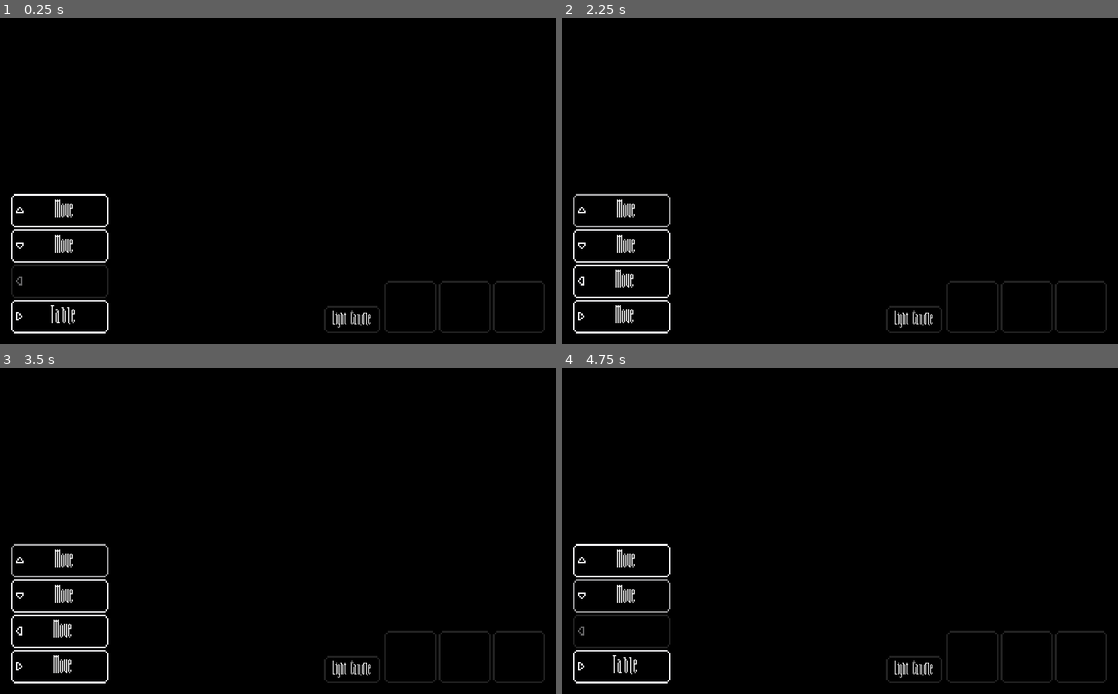
Above: before the commit, frames 1-4 (two rows, left to right).
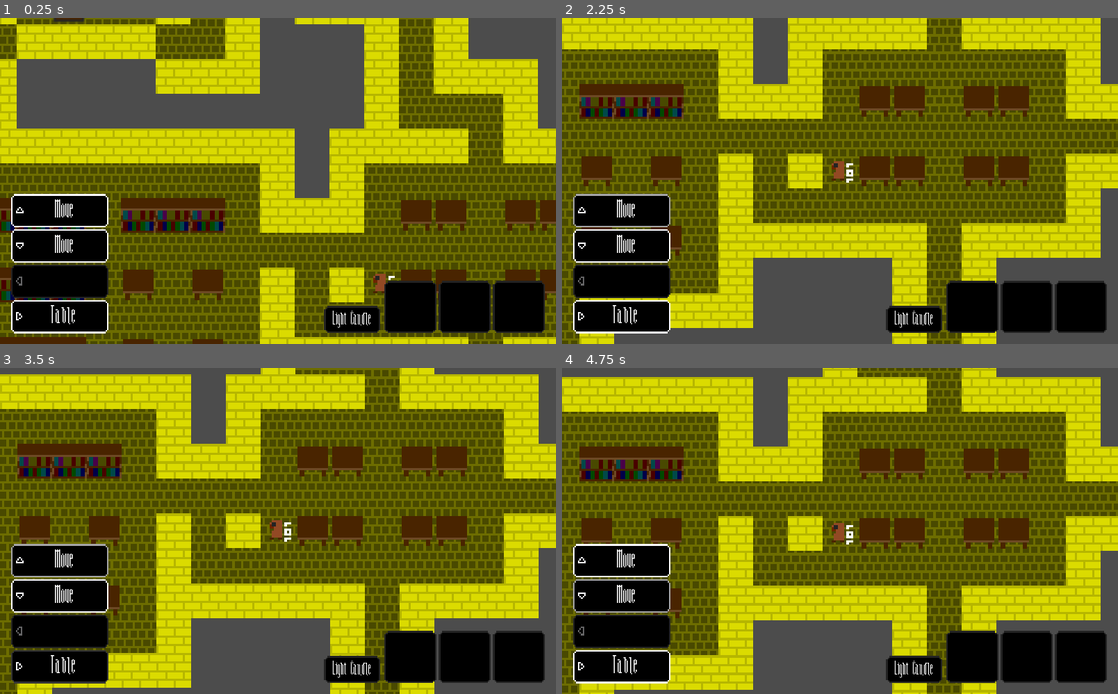
Above: after the commit, the same moments.

Repository: Demindiro/you-are-alone
Game: Godot game, scene res://default_scenario.tscn
Same seed, same stepped clock (60 frames per second), same inputs: the game is played once before the commit and once after it. The project has no main scene, so this scene is started directly.
Inputs:
- Up to frame 1 (0.25 s): no input
- Up to frame 2 (2.25 s): hold Right (move_right, bound only after the commit) 0.53-1.28 s; hold Down (move_down, bound only after the commit) 1.28-2 s; click "Move" at 2 s
- Up to frame 3 (3.5 s): hold Right (move_right, bound only after the commit) from 2.78 s (still down)
- Up to frame 4 (4.75 s): release Right (move_right, bound only after the commit) at 3.53 s; hold Up (move_up, bound only after the commit) 3.53-4.25 s; click "Move" at 4.25 s

The runs differ from the first frame. In frame 1, 88% of the frame differs, in the area x 0-100%, y 0-100%; in frame 2, 88%; in frame 3, 88%; in frame 4, 88%.

Commit message:
Add attack state, add shortcuts for move buttons

Diff:
--- a/default_scenario.tscn
+++ b/default_scenario.tscn
@@ -18,6 +18,7 @@
 script = ExtResource( 1 )
 
 [node name="Enemy" parent="World" instance=ExtResource( 4 )]
+z_index = 10
 player_path = NodePath("../Player")
 
 [node name="Player" parent="World" instance=ExtResource( 2 )]
--- a/enemy/enemy.gd
+++ b/enemy/enemy.gd
@@ -29,15 +29,11 @@
 
 
 func move() -> void:
+	_check_kill()
 	# Make sure we don't get near the player if he has a candle
 	# Use 1.51 instead of 1.5 to compensate for FP precision
 	if player.illuminated and player.position.distance_squared_to(position) < 1.51 * 1.51:
 		state = GWJ30_EnemyState_Teleport.new().advance(map, player, self)
-	elif player.position == position:
-		# using == is fine, it is exact
-		player.kill()
-		kill_sound.play()
-		heartbeat_sound.stop()
 	else:
 		# Only advance once every 2 "ticks" so the player can always outrun
 		# the enemy
@@ -46,3 +42,12 @@
 		if move_counter == 0:
 			state = state.advance(map, player, self)
 			assert(state != null, "State may not be null!")
+	_check_kill()
+
+
+func _check_kill() -> void:
+	if player.position == position:
+		# using == is fine, it is exact
+		player.kill()
+		kill_sound.play()
+		heartbeat_sound.stop()
--- /dev/null
+++ b/enemy/state/attack.gd
@@ -0,0 +1,17 @@
+extends GWJ30_EnemyState
+class_name GWJ30_EnemyState_Attack
+
+
+func advance(map: GWJ30_Map, player: GWJ30_Player, enemy) -> GWJ30_EnemyState:
+	print("COME ERE BOI")
+	if randf() < 0.02:
+		return load("res://enemy/state/idle.gd").new()
+	if player.illuminated:
+		# Don't attack player if he has a candle
+		return GWJ30_EnemyState_Follow.new()
+	var path := map.get_point_path(enemy.position, player.position)
+	if len(path) > 0:
+		enemy.position = path[1]
+	else:
+		assert(false, "No path found!")
+	return self
--- a/enemy/state/follow.gd
+++ b/enemy/state/follow.gd
@@ -3,12 +3,11 @@
 
 
 func advance(map: GWJ30_Map, player: GWJ30_Player, enemy) -> GWJ30_EnemyState:
-	if randf() < 0.02:
+	if randf() < 0.05:
 		return load("res://enemy/state/idle.gd").new()
 	var path := map.get_point_path(enemy.position, player.position)
 	if len(path) > 0:
 		# Stay just outside "candle" ( == 3 tiles) range
-		# It's actually just inside but the enemy is invisble so w/e
 		# Also account for path length, we may be behind a wall
 		if len(path) > 5 or player.position.distance_squared_to(enemy.position) > 3 * 3:
 			assert(len(path) >= 2, "Less than two points left in path")
--- a/enemy/state/idle.gd
+++ b/enemy/state/idle.gd
@@ -10,4 +10,6 @@
 		return GWJ30_EnemyState_Wander.new()
 	elif c < 0.10:
 		return GWJ30_EnemyState_Teleport.new()
+	elif c < 0.14:
+		return GWJ30_EnemyState_Attack.new()
 	return self
--- a/enemy/state/wander.gd
+++ b/enemy/state/wander.gd
@@ -3,7 +3,7 @@
 
 var path := PoolVector2Array()
 
-func advance(map: GWJ30_Map, player: GWJ30_Player, enemy) -> GWJ30_EnemyState:
+func advance(map: GWJ30_Map, _player: GWJ30_Player, enemy) -> GWJ30_EnemyState:
 	var c := randf()
 	if c < 0.05:
 		return load("res://enemy/state/idle.gd").new()
--- a/player/player.tscn
+++ b/player/player.tscn
@@ -46,26 +46,31 @@
 centered = false
 
 [node name="Center shadow" type="MeshInstance2D" parent="Visual"]
+visible = false
 material = SubResource( 2 )
 position = Vector2( 8, 8 )
 mesh = SubResource( 3 )
 
 [node name="Cover left" type="MeshInstance2D" parent="Visual"]
+visible = false
 material = SubResource( 5 )
 position = Vector2( -1040, -992 )
 mesh = SubResource( 6 )
 
 [node name="Cover up" type="MeshInstance2D" parent="Visual"]
+visible = false
 material = SubResource( 5 )
 position = Vector2( 1000, -1040 )
 mesh = SubResource( 6 )
 
 [node name="Cover right" type="MeshInstance2D" parent="Visual"]
+visible = false
 material = SubResource( 5 )
 position = Vector2( 1056, 992 )
 mesh = SubResource( 6 )
 
 [node name="Cover down" type="MeshInstance2D" parent="Visual"]
+visible = false
 material = SubResource( 5 )
 position = Vector2( -992, 1056 )
 mesh = SubResource( 6 )
--- a/project.godot
+++ b/project.godot
@@ -18,6 +18,11 @@
 "class": "GWJ30_EnemyState",
 "language": "GDScript",
 "path": "res://enemy/state/state.gd"
+}, {
+"base": "GWJ30_EnemyState",
+"class": "GWJ30_EnemyState_Attack",
+"language": "GDScript",
+"path": "res://enemy/state/attack.gd"
 }, {
 "base": "GWJ30_EnemyState",
 "class": "GWJ30_EnemyState_Follow",
@@ -117,6 +122,7 @@
 _global_script_class_icons={
 "GWJ30_Enemy": "",
 "GWJ30_EnemyState": "",
+"GWJ30_EnemyState_Attack": "",
 "GWJ30_EnemyState_Follow": "",
 "GWJ30_EnemyState_Idle": "",
 "GWJ30_EnemyState_Teleport": "",
@@ -148,6 +154,33 @@
 window/stretch/mode="2d"
 window/stretch/aspect="keep_width"
 
+[input]
+
+move_up={
+"deadzone": 0.5,
+"events": [ Object(InputEventKey,"resource_local_to_scene":false,"resource_name":"","device":0,"alt":false,"shift":false,"control":false,"meta":false,"command":false,"pressed":false,"scancode":16777232,"unicode":0,"echo":false,"script":null)
+, Object(InputEventKey,"resource_local_to_scene":false,"resource_name":"","device":0,"alt":false,"shift":false,"control":false,"meta":false,"command":false,"pressed":false,"scancode":87,"unicode":0,"echo":false,"script":null)
+ ]
+}
+move_down={
+"deadzone": 0.5,
+"events": [ Object(InputEventKey,"resource_local_to_scene":false,"resource_name":"","device":0,"alt":false,"shift":false,"control":false,"meta":false,"command":false,"pressed":false,"scancode":16777234,"unicode":0,"echo":false,"script":null)
+, Object(InputEventKey,"resource_local_to_scene":false,"resource_name":"","device":0,"alt":false,"shift":false,"control":false,"meta":false,"command":false,"pressed":false,"scancode":83,"unicode":0,"echo":false,"script":null)
+ ]
+}
+move_left={
+"deadzone": 0.5,
+"events": [ Object(InputEventKey,"resource_local_to_scene":false,"resource_name":"","device":0,"alt":false,"shift":false,"control":false,"meta":false,"command":false,"pressed":false,"scancode":16777231,"unicode":0,"echo":false,"script":null)
+, Object(InputEventKey,"resource_local_to_scene":false,"resource_name":"","device":0,"alt":false,"shift":false,"control":false,"meta":false,"command":false,"pressed":false,"scancode":65,"unicode":0,"echo":false,"script":null)
+ ]
+}
+move_right={
+"deadzone": 0.5,
+"events": [ Object(InputEventKey,"resource_local_to_scene":false,"resource_name":"","device":0,"alt":false,"shift":false,"control":false,"meta":false,"command":false,"pressed":false,"scancode":16777233,"unicode":0,"echo":false,"script":null)
+, Object(InputEventKey,"resource_local_to_scene":false,"resource_name":"","device":0,"alt":false,"shift":false,"control":false,"meta":false,"command":false,"pressed":false,"scancode":68,"unicode":0,"echo":false,"script":null)
+ ]
+}
+
 [rendering]
 
 quality/driver/driver_name="GLES2"
--- a/ui/ui.tscn
+++ b/ui/ui.tscn
@@ -9,7 +9,31 @@
 [ext_resource path="res://ui/arrow_left-x3.png" type="Texture" id=7]
 [ext_resource path="res://ui/game_over.tscn" type="PackedScene" id=8]
 
-[sub_resource type="DynamicFont" id=1]
+[sub_resource type="InputEventAction" id=1]
+action = "move_up"
+
+[sub_resource type="ShortCut" id=2]
+shortcut = SubResource( 1 )
+
+[sub_resource type="InputEventAction" id=4]
+action = "move_down"
+
+[sub_resource type="ShortCut" id=5]
+shortcut = SubResource( 4 )
+
+[sub_resource type="InputEventAction" id=6]
+action = "move_left"
+
+[sub_resource type="ShortCut" id=7]
+shortcut = SubResource( 6 )
+
+[sub_resource type="InputEventAction" id=8]
+action = "move_right"
+
+[sub_resource type="ShortCut" id=9]
+shortcut = SubResource( 8 )
+
+[sub_resource type="DynamicFont" id=3]
 size = 48
 font_data = ExtResource( 5 )
 
@@ -58,6 +82,7 @@
 mouse_default_cursor_shape = 2
 shortcut_in_tooltip = false
 enabled_focus_mode = 0
+shortcut = SubResource( 2 )
 text = "Move"
 icon = ExtResource( 2 )
 __meta__ = {
@@ -72,6 +97,7 @@
 mouse_default_cursor_shape = 2
 shortcut_in_tooltip = false
 enabled_focus_mode = 0
+shortcut = SubResource( 5 )
 text = "Move"
 icon = ExtResource( 4 )
 __meta__ = {
@@ -86,6 +112,7 @@
 mouse_default_cursor_shape = 2
 shortcut_in_tooltip = false
 enabled_focus_mode = 0
+shortcut = SubResource( 7 )
 text = "Move"
 icon = ExtResource( 7 )
 __meta__ = {
@@ -100,6 +127,7 @@
 mouse_default_cursor_shape = 2
 shortcut_in_tooltip = false
 enabled_focus_mode = 0
+shortcut = SubResource( 9 )
 text = "Move"
 icon = ExtResource( 6 )
 __meta__ = {
Not shown: 2 places in ui/ui.tscn that only renumber resources
